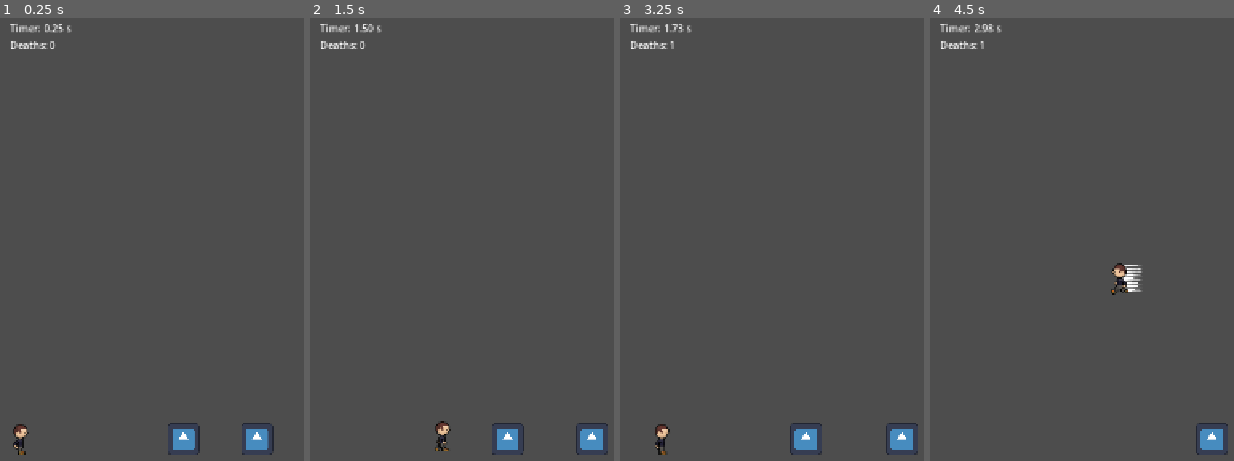
Above: before the commit, frames 1-4 (left to right).
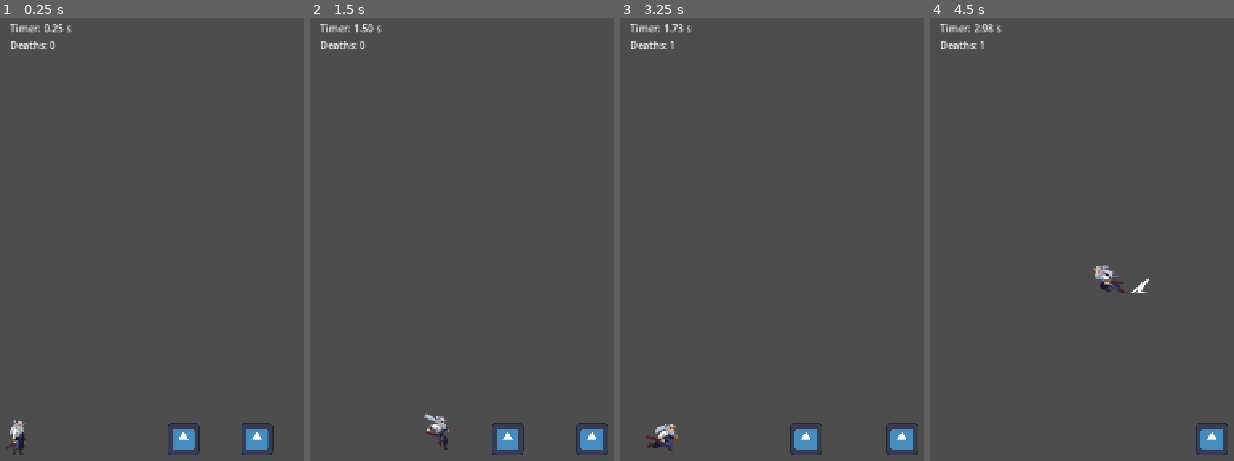
Above: after the commit, the same moments.

Repository: Maxington20/celeste-clone
Game: Godot game, scene res://scenes/levels/level_01.tscn
Same seed, same stepped clock (60 frames per second), same inputs: the game is played once before the commit and once after it. The project has no main scene, so this scene is started directly. The engine's default icon, where the game draws it, is replaced by a stand-in: a white triangle on a blue panel in a dark square.
Inputs:
- Up to frame 1 (0.25 s): no input
- Up to frame 2 (1.5 s): hold D (move_right) from 0.53 s (still down); tap Shift (dash) at 0.6 s; tap Space (jump) at 0.77, 0.8, 1.07, 1.35 s
- Up to frame 3 (3.25 s): tap Space (jump) at 1.52, 1.82, 2.3, 3.02 s; tap Shift (dash) at 1.55, 2.1, 2.85 s; release D (move_right) at 2.03 s; hold A (move_left) 2.03-2.78 s; hold D (move_right) from 2.78 s (still down)
- Up to frame 4 (4.5 s): tap Space (jump) at 3.32, 3.6, 3.77, 4.07 s; release D (move_right) at 4.28 s; hold A (move_left) from 4.28 s (still down); tap Shift (dash) at 4.35 s

The runs differ from the first frame. In frame 1, 0.3% of the frame differs, in the area x 1-10%, y 90-99%; in frame 2, 0.4%; in frame 3, 0.4%; in frame 4, 0.8%, in the area x 53-73%, y 55-63%.

Commit message:
hooked up new animations.

Diff:
--- a/scenes/player/player.gd
+++ b/scenes/player/player.gd
@@ -28,7 +28,7 @@
 var air_dash_available := true
 var wall_coyote_timer := 0.0
 var last_wall_normal := Vector2.ZERO
-var last_faciing_direction := 1.0
+var last_facing_direction := 1.0
 
 var is_dashing := false
 var dash_timer := 0.0
@@ -66,8 +66,7 @@
 		var input_direction := Input.get_axis("move_left", "move_right")
 
 		if input_direction != 0:
-
-			last_faciing_direction = input_direction
+			last_facing_direction = input_direction
 
 			dash_direction = input_direction
 			dash_timer = DASH_DURATION
@@ -93,6 +92,10 @@
 	if wall_coyote_timer > 0 and Input.is_action_just_pressed("jump"):
 		velocity.y = JUMP_VELOCITY
 		velocity.x = last_wall_normal.x * WALL_JUMP_PUSH
+
+		# Face the direction we're jumping
+		if last_wall_normal.x != 0:
+			last_facing_direction = last_wall_normal.x
 
 		wall_coyote_timer = 0
 		jump_buffer_timer = 0
@@ -122,8 +125,7 @@
 
 	if !wall_jump_this_frame:
 		if direction != 0:
-
-			last_faciing_direction = direction
+			last_facing_direction = direction
 
 			var acceleration := ACCELERATION
 
@@ -155,28 +157,44 @@
 
 
 func animate_player(direction: float) -> void:
+	# Dash has highest priority
 	if is_dashing:
-		if dash_direction < 0:
-			animated_sprite.play("dash_left")
-			animated_sprite.position.x = 6
+		animated_sprite.play("dash")
+		animated_sprite.flip_h = dash_direction < 0
+
+	# Wall animations
+	elif is_on_wall() and !is_on_floor():
+		var wall_normal := get_wall_normal()
+
+		# Source animation has the wall on the LEFT.
+		# A positive normal means the wall is on the LEFT.
+		animated_sprite.flip_h = wall_normal.x < 0
+
+		if velocity.y > 0:
+			animated_sprite.play("wall_slide")
 		else:
-			animated_sprite.play("dash_right")
-			animated_sprite.position.x = -6
-
-	elif direction < 0 and is_on_floor():
-		animated_sprite.play("move_left")
-		animated_sprite.position.x = 0
-
-	elif direction > 0 and is_on_floor():
-		animated_sprite.play("move_right")
-		animated_sprite.position.x = 0
-
-	elif direction == 0:
-		if last_faciing_direction < 0:
-			animated_sprite.play("idle_left")
+			animated_sprite.play("wall_contact")
+
+	# Airborne
+	elif !is_on_floor():
+		animated_sprite.flip_h = last_facing_direction < 0
+
+		if velocity.y < -200:
+			animated_sprite.play("jump_start")
+		elif velocity.y < 100:
+			animated_sprite.play("jump_transition")
 		else:
-			animated_sprite.play("idle_right")
-		animated_sprite.position.x = 0
+			animated_sprite.play("jump_fall")
+
+	# Running on ground
+	elif direction != 0:
+		animated_sprite.play("run")
+		animated_sprite.flip_h = direction < 0
+
+	# Idle
+	else:
+		animated_sprite.play("idle")
+		animated_sprite.flip_h = last_facing_direction < 0
 
 
 func die() -> void:
--- a/scenes/player/player.tscn
+++ b/scenes/player/player.tscn
@@ -2,7 +2,6 @@
 
 [ext_resource type="Script" uid="uid://bw671s6myv64l" path="res://scenes/player/player.gd" id="1_dovo2"]
 [ext_resource type="Texture2D" uid="uid://463pldjdo57i" path="res://assets/art/DASH.png" id="2_75vfm"]
-[ext_resource type="Texture2D" uid="uid://bxvmcukn4gbo2" path="res://assets/art/platformer_character_test.png" id="2_dovo2"]
 [ext_resource type="Texture2D" uid="uid://c6qinb55ormgv" path="res://assets/art/DEATH.png" id="4_0owmy"]
 [ext_resource type="Texture2D" uid="uid://bcx805jvhrtgd" path="res://assets/art/IDLE.png" id="5_qek5x"]
 [ext_resource type="Texture2D" uid="uid://1ae0xq820e3w" path="res://assets/art/RUN.png" id="6_5gtgg"]
@@ -47,38 +46,6 @@
 atlas = ExtResource("2_75vfm")
 region = Rect2(672, 0, 96, 96)
 
-[sub_resource type="AtlasTexture" id="AtlasTexture_fcs02"]
-atlas = ExtResource("2_dovo2")
-region = Rect2(96, 64, 32, 32)
-
-[sub_resource type="AtlasTexture" id="AtlasTexture_myrg7"]
-atlas = ExtResource("2_dovo2")
-region = Rect2(64, 64, 32, 32)
-
-[sub_resource type="AtlasTexture" id="AtlasTexture_kvlxm"]
-atlas = ExtResource("2_dovo2")
-region = Rect2(32, 64, 32, 32)
-
-[sub_resource type="AtlasTexture" id="AtlasTexture_uf5tr"]
-atlas = ExtResource("2_dovo2")
-region = Rect2(0, 64, 32, 32)
-
-[sub_resource type="AtlasTexture" id="AtlasTexture_dovo2"]
-atlas = ExtResource("2_dovo2")
-region = Rect2(0, 96, 32, 32)
-
-[sub_resource type="AtlasTexture" id="AtlasTexture_qek5x"]
-atlas = ExtResource("2_dovo2")
-region = Rect2(32, 96, 32, 32)
-
-[sub_resource type="AtlasTexture" id="AtlasTexture_5gtgg"]
-atlas = ExtResource("2_dovo2")
-region = Rect2(64, 96, 32, 32)
-
-[sub_resource type="AtlasTexture" id="AtlasTexture_h17s1"]
-atlas = ExtResource("2_dovo2")
-region = Rect2(96, 96, 32, 32)
-
 [sub_resource type="AtlasTexture" id="AtlasTexture_28m0y"]
 atlas = ExtResource("4_0owmy")
 region = Rect2(0, 0, 96, 96)
@@ -154,14 +121,6 @@
 [sub_resource type="AtlasTexture" id="AtlasTexture_iwuka"]
 atlas = ExtResource("5_qek5x")
 region = Rect2(864, 0, 96, 96)
-
-[sub_resource type="AtlasTexture" id="AtlasTexture_lgqa7"]
-atlas = ExtResource("2_dovo2")
-region = Rect2(0, 32, 32, 32)
-
-[sub_resource type="AtlasTexture" id="AtlasTexture_gmlin"]
-atlas = ExtResource("2_dovo2")
-region = Rect2(0, 0, 32, 32)
 
 [sub_resource type="AtlasTexture" id="AtlasTexture_ymths"]
 atlas = ExtResource("6_ugbui")
@@ -211,38 +170,6 @@
 atlas = ExtResource("9_kvlxm")
 region = Rect2(192, 0, 96, 96)
 
-[sub_resource type="AtlasTexture" id="AtlasTexture_lvxji"]
-atlas = ExtResource("2_dovo2")
-region = Rect2(96, 32, 32, 32)
-
-[sub_resource type="AtlasTexture" id="AtlasTexture_p47bc"]
-atlas = ExtResource("2_dovo2")
-region = Rect2(64, 32, 32, 32)
-
-[sub_resource type="AtlasTexture" id="AtlasTexture_75vfm"]
-atlas = ExtResource("2_dovo2")
-region = Rect2(32, 32, 32, 32)
-
-[sub_resource type="AtlasTexture" id="AtlasTexture_0owmy"]
-atlas = ExtResource("2_dovo2")
-region = Rect2(0, 32, 32, 32)
-
-[sub_resource type="AtlasTexture" id="AtlasTexture_je7p5"]
-atlas = ExtResource("2_dovo2")
-region = Rect2(0, 0, 32, 32)
-
-[sub_resource type="AtlasTexture" id="AtlasTexture_fm80t"]
-atlas = ExtResource("2_dovo2")
-region = Rect2(32, 0, 32, 32)
-
-[sub_resource type="AtlasTexture" id="AtlasTexture_gx1jg"]
-atlas = ExtResource("2_dovo2")
-region = Rect2(64, 0, 32, 32)
-
-[sub_resource type="AtlasTexture" id="AtlasTexture_ugbui"]
-atlas = ExtResource("2_dovo2")
-region = Rect2(96, 0, 32, 32)
-
 [sub_resource type="AtlasTexture" id="AtlasTexture_hyqqp"]
 atlas = ExtResource("6_5gtgg")
 region = Rect2(0, 0, 96, 96)
@@ -420,41 +347,7 @@
 }],
 "loop": 1,
 "name": &"dash",
-"speed": 5.0
-}, {
-"frames": [{
-"duration": 2.0,
-"texture": SubResource("AtlasTexture_fcs02")
-}, {
-"duration": 2.0,
-"texture": SubResource("AtlasTexture_myrg7")
-}, {
-"duration": 2.0,
-"texture": SubResource("AtlasTexture_kvlxm")
-}, {
-"duration": 2.0,
-"texture": SubResource("AtlasTexture_uf5tr")
-}],
-"loop": 1,
-"name": &"dash_left",
-"speed": 8.0
-}, {
-"frames": [{
-"duration": 2.0,
-"texture": SubResource("AtlasTexture_dovo2")
-}, {
-"duration": 2.0,
-"texture": SubResource("AtlasTexture_qek5x")
-}, {
-"duration": 2.0,
-"texture": SubResource("AtlasTexture_5gtgg")
-}, {
-"duration": 2.0,
-"texture": SubResource("AtlasTexture_h17s1")
-}],
-"loop": 1,
-"name": &"dash_right",
-"speed": 8.0
+"speed": 10.0
 }, {
 "frames": [{
 "duration": 1.0,
@@ -525,22 +418,6 @@
 }, {
 "frames": [{
 "duration": 1.0,
-"texture": SubResource("AtlasTexture_lgqa7")
-}],
-"loop": 1,
-"name": &"idle_left",
-"speed": 5.0
-}, {
-"frames": [{
-"duration": 1.0,
-"texture": SubResource("AtlasTexture_gmlin")
-}],
-"loop": 1,
-"name": &"idle_right",
-"speed": 5.0
-}, {
-"frames": [{
-"duration": 1.0,
 "texture": SubResource("AtlasTexture_ymths")
 }, {
 "duration": 1.0,
@@ -594,40 +471,6 @@
 "loop": 1,
 "name": &"jump_transition",
 "speed": 5.0
-}, {
-"frames": [{
-"duration": 1.0,
-"texture": SubResource("AtlasTexture_lvxji")
-}, {
-"duration": 1.0,
-"texture": SubResource("AtlasTexture_p47bc")
-}, {
-"duration": 1.0,
-"texture": SubResource("AtlasTexture_75vfm")
-}, {
-"duration": 1.0,
-"texture": SubResource("AtlasTexture_0owmy")
-}],
-"loop": 1,
-"name": &"move_left",
-"speed": 8.0
-}, {
-"frames": [{
-"duration": 1.0,
-"texture": SubResource("AtlasTexture_je7p5")
-}, {
-"duration": 1.0,
-"texture": SubResource("AtlasTexture_fm80t")
-}, {
-"duration": 1.0,
-"texture": SubResource("AtlasTexture_gx1jg")
-}, {
-"duration": 1.0,
-"texture": SubResource("AtlasTexture_ugbui")
-}],
-"loop": 1,
-"name": &"move_right",
-"speed": 8.0
 }, {
 "frames": [{
 "duration": 1.0,
@@ -775,9 +618,10 @@
 script = ExtResource("1_dovo2")
 
 [node name="AnimatedSprite2D" type="AnimatedSprite2D" parent="." unique_id=71310545]
+position = Vector2(-3, -18)
 sprite_frames = SubResource("SpriteFrames_jvmx5")
-animation = &"jump_fall"
-frame_progress = 0.41833276
+animation = &"dash"
+frame_progress = 0.040016178
 
 [node name="CollisionShape2D" type="CollisionShape2D" parent="." unique_id=1774396868]
 position = Vector2(0.5, 0.5)
